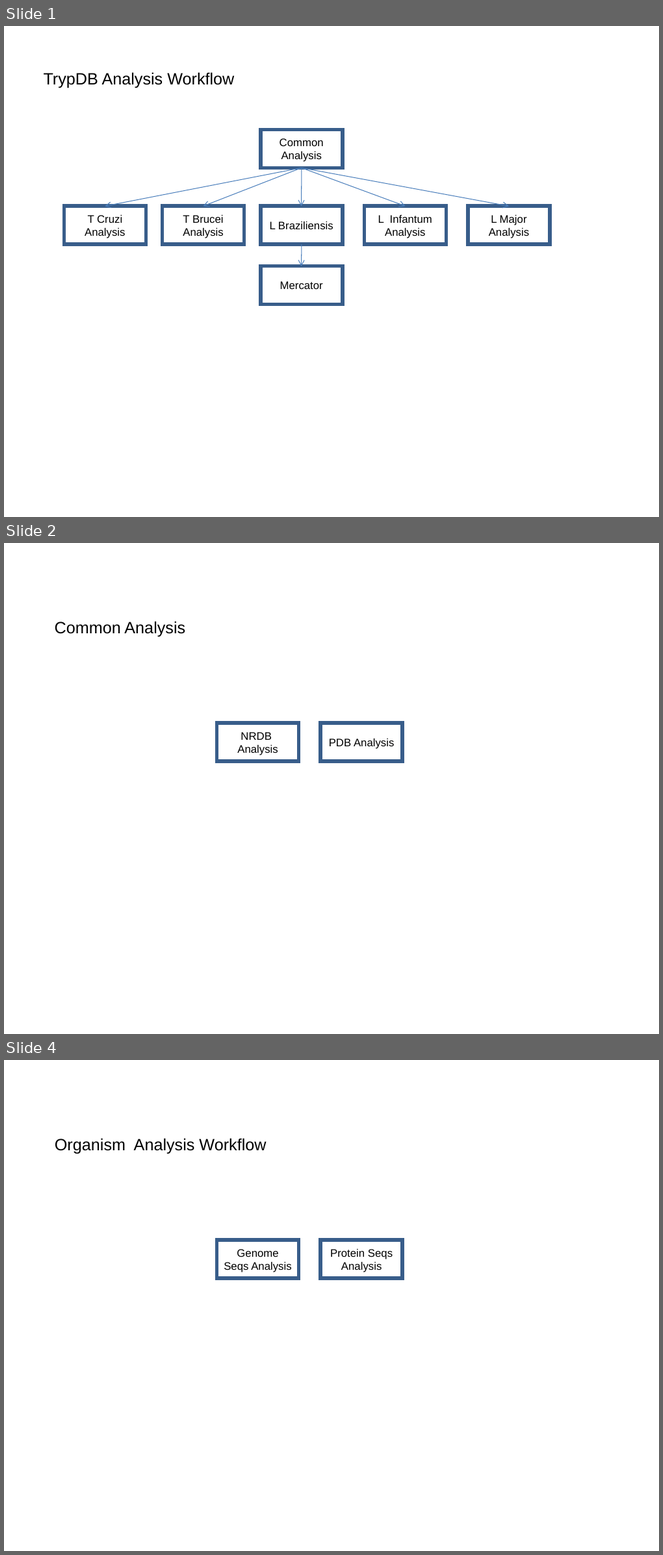
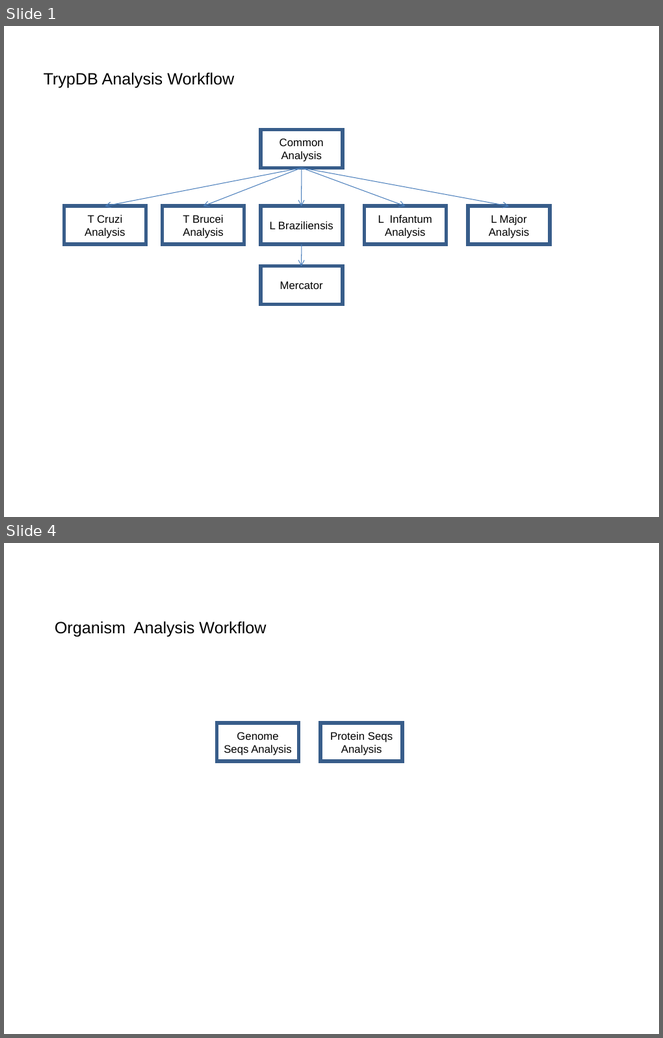
Before and after one commit to VEuPathDB/ApiCommonData, a slide deck: Load/doc/workflow/AnalysisWorkflow.ppt. Shown one above the other, each under a label of ours: slides 1, 2 and 4 before the commit, slides 1 and 4 after it; the slides between them are not shown. The pictures are 663x1555 and 663x1038 pixels, drawn with LibreOffice and Linux fonts; fonts in the diff are those of the drawing. Boxes give left, top, right and bottom in pixels: in the first picture for what was removed or moved away, otherwise in the second. Text is boxed around its words. In the diff, an @@ line names an element or a change of style, - is before the commit and + after.

```diff
--- a/Load/doc/workflow/AnalysisWorkflow.ppt
+++ b/Load/doc/workflow/AnalysisWorkflow.ppt
@@ slide 2 removed at <box>4,543,659,1034</box>, background #FFFFFF @@
@@ text removed at <box>55,621,185,637</box> @@
-Common Analysis
@@ rectangle removed at <box>217,723,299,761</box> @@
-NRDB Analysis
@@ rectangle removed at <box>321,723,402,761</box> @@
-PDB Analysis
```
Also in this commit, not shown: 3 slides changed, 1 slide added, 1 other slide removed, 1 other file.
